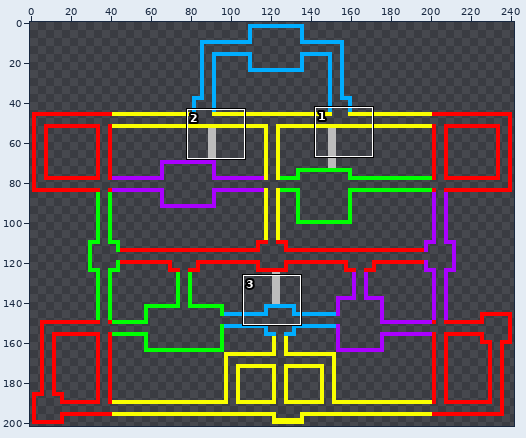
File history of a sprite sheet, ゲームプログラミングⅢ/Data/Sprite/Map.png. Above, an overview of the earlier version with the close-up marked.
Close-up. Before the edit:
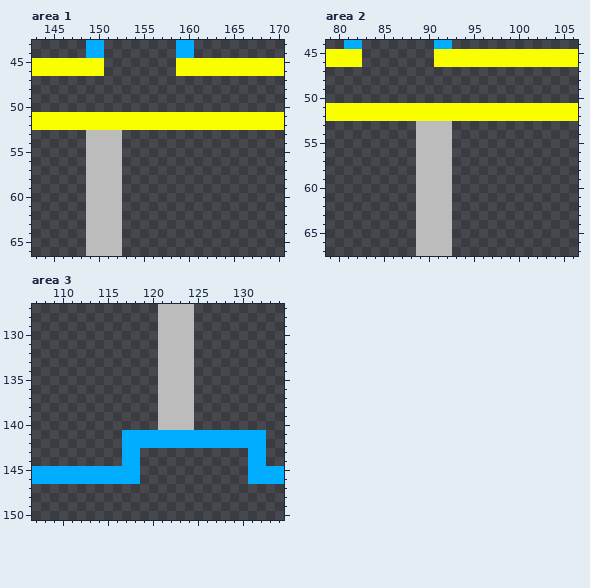
The file is 242x202 pixels. Pixels under 10% opacity are left out. Shown: area 1: x 143..170, y 43..66; area 2: x 79..106, y 44..67; area 3: x 107..134, y 127..150.
Once edited:
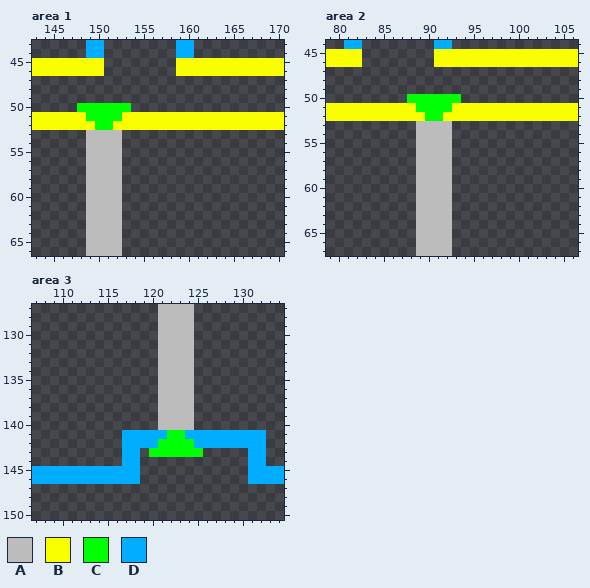
Palette (. is transparent): A #bcbcbc  B #faff00  C #00ff02  D #00adff
What changed:
Area 1:
y 50: x 148..153 ...... -> CCCCCC
y 51: x 149..152 BBBB -> CCCC
y 52: x 150..151 BB -> CC
Area 2:
y 50: x 88..93 ...... -> CCCCCC
y 51: x 89..92 BBBB -> CCCC
y 52: x 90..91 BB -> CC
Area 3:
y 141: x 122..123 DD -> CC
y 142: x 121..124 DDDD -> CCCC
y 143: x 120..125 ...... -> CCCCCC
